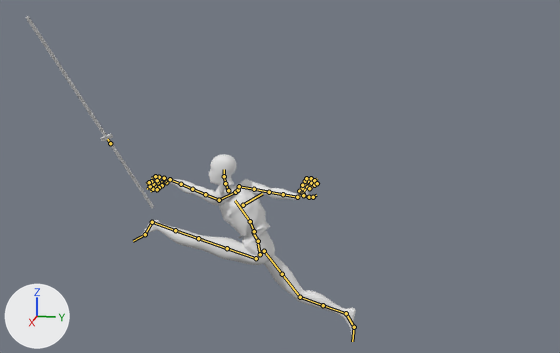
A saved change to the glTF model assets_src/biped/unarmed/run.glb.
Camera for both pictures: a 50 mm camera at (6.23, 1.41, 3.25) aimed at (-0.1, 0.15, 1.67). The lights are fixed; the arrows at lower left show +X, +Y and +Z. The picture after the commit comes second. Both versions are drawn at frame 26 of the action 'Anim_0'; the numbers are the values there. The bones that change, and the others that lie on the model, are drawn over the model as lines.

Names of what the first picture shows: 'mesh_node', 'weapon'.
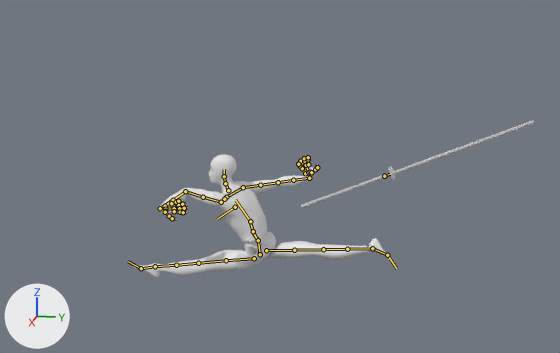
Location of each change, (x1, y1, x2, y2) in pixels of the pictures (560 x 353 px):
'mesh_node', posed (20% wider, 33% shorter)
    before: (138, 154, 356, 337)
    after: (132, 154, 393, 277)
'weapon', posed (82% wider, 54% shorter)
    before: (26, 16, 154, 208)
    after: (300, 120, 534, 208)
bone 'thigh.R', root to tip
    before: (264, 251) to (282, 274)
    after: (254, 258) to (226, 260)
bone 'shin.R', root to tip
    before: (300, 297) to (323, 305)
    after: (198, 263) to (176, 265)
bone 'shin_twist.R', root to tip
    before: (323, 305) to (346, 313)
    after: (176, 265) to (155, 266)
bone 'foot.R', root to tip
    before: (346, 313) to (354, 327)
    after: (155, 266) to (141, 268)
bone 'thigh.L', root to tip
    before: (256, 258) to (227, 248)
    after: (266, 250) to (294, 250)
bone 'shin_twist.L', root to tip
    before: (175, 230) to (152, 222)
    after: (347, 249) to (372, 248)
bone 'foot.L', root to tip
    before: (152, 222) to (145, 234)
    after: (372, 248) to (387, 255)
bone 'stomach_01', root to tip
    before: (258, 241) to (252, 231)
    after: (258, 240) to (252, 231)
bone 'stomach_02', root to tip
    before: (254, 231) to (250, 221)
    after: (253, 231) to (250, 221)
bone 'clavicle.R', root to tip
    before: (235, 192) to (219, 200)
    after: (226, 197) to (243, 187)
bone 'upper_arm.R', root to tip
    before: (219, 200) to (205, 194)
    after: (243, 187) to (260, 185)
bone 'hand.R', root to tip
    before: (170, 179) to (165, 181)
    after: (309, 178) to (308, 173)
bone 'weapon.R', root to tip
    before: (110, 143) to (107, 139)
    after: (384, 176) to (390, 174)
bone 'clavicle.L', root to tip
    before: (238, 190) to (239, 186)
    after: (224, 199) to (221, 202)
bone 'upper_arm.L', root to tip
    before: (239, 186) to (254, 189)
    after: (221, 202) to (203, 197)
bone 'forearm.L', root to tip
    before: (269, 192) to (283, 194)
    after: (185, 191) to (173, 200)
bone 'forearm_twist.L', root to tip
    before: (283, 194) to (297, 197)
    after: (173, 200) to (160, 208)
bone 'hand.L', root to tip
    before: (297, 197) to (301, 192)
    after: (160, 208) to (166, 208)

The edits, one by one:
Bone 'pelvis' (bone_pelvis) moves from (0.0, -0.05, 0.008) to (-0.008, -0.05, 0.008).
Bone 'pelvis' (bone_pelvis) turns from (9, -8, -1) to (-9, 160, -4) degrees about its own x, y and z.
Bone 'thigh.R' (bone_thigh_r) turns from (30, -5, 3) to (-90, 165, -1) degrees about its own x, y and z.
Bone 'shin.R' (bone_shin_r) turns from (33, 0, 0) to (-4, 0, 0) degrees about its own x, y and z.
Bone 'shin_twist.R' (bone_shin_twist_r) turns from (0, -3, 0) to (0, 4, 0) degrees about its own x, y and z.
Bone 'foot.R' (bone_foot_r) turns from (15, -6, -1) to (59, 8, 3) degrees about its own x, y and z.
Bone 'thigh.L' (bone_thigh_l) turns from (-103, -23, -39) to (-100, -8, 64) degrees about its own x, y and z.
Bone 'shin_twist.L' (bone_shin_twist_l) turns from (0, -9, 0) to (0, -61, 0) degrees about its own x, y and z.
Bone 'foot.L' (bone_foot_l) turns from (137, -22, -20) to (46, -41, -56) degrees about its own x, y and z.
Bone 'stomach_01' (bone_stomach_01) turns from (7, 8, -2) to (36, -164, -4) degrees about its own x, y and z.
Bone 'stomach_02' (bone_stomach_02) moves from (0.019, 0.004, -0.018) to (-0.001, -0.002, -0.001).
Bone 'stomach_02' (bone_stomach_02) turns from (65, 70, 76) to (8, -4, -2) degrees about its own x, y and z.
Bone 'chest' (bone_chest) turns from (24, 79, 33) to (14, -3, -2) degrees about its own x, y and z.
Bone 'neck_01' (bone_neck_01) turns from (-6, -161, -2) to (-20, 5, 0) degrees about its own x, y and z.
Bone 'head' (bone_head) turns from (-16, -4, 0) to (-16, 7, 0) degrees about its own x, y and z.
Bone 'clavicle.R' (bone_clavicle_r) turns from (-3, -126, -6) to (-6, 2, 6) degrees about its own x, y and z.
Bone 'upper_arm.R' (bone_upper_arm_r) turns from (-2, -17, 87) to (-115, 27, -96) degrees about its own x, y and z.
Bone 'hand.R' (bone_hand_r) turns from (-79, -57, 64) to (-15, -78, -84) degrees about its own x, y and z.
Bone 'weapon.R' (bone_weapon_r) moves from (0.439, 0.377, 0.381) to (-0.262, 0.607, -0.101).
Bone 'weapon.R' (bone_weapon_r) turns from (0, 1, 1) to (-2, -7, 0) degrees about its own x, y and z.
Bone 'clavicle.L' (bone_clavicle_l) turns from (-8, -49, 8) to (1, -2, 1) degrees about its own x, y and z.
Bone 'upper_arm.L' (bone_upper_arm_l) turns from (164, 40, 51) to (71, 48, 143) degrees about its own x, y and z.
Bone 'forearm.L' (bone_forearm_l) turns from (-5, 0, 0) to (57, 0, 0) degrees about its own x, y and z.
Bone 'forearm_twist.L' (bone_forearm_twist_l) turns from (0, 11, 0) to (0, -52, 0) degrees about its own x, y and z.
Bone 'hand.L' (bone_hand_l) turns from (-57, 3, -16) to (12, -16, -134) degrees about its own x, y and z.
